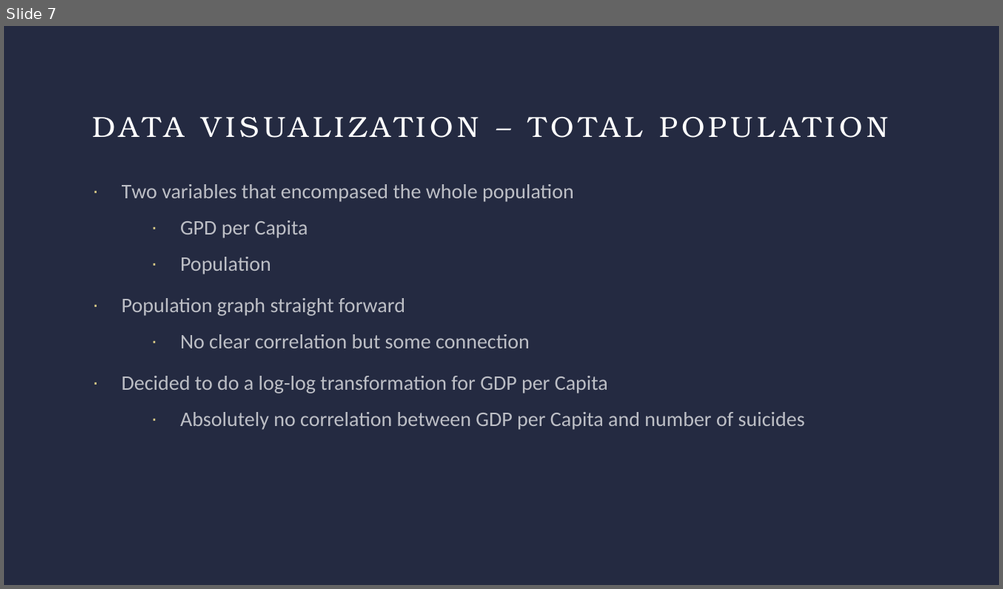
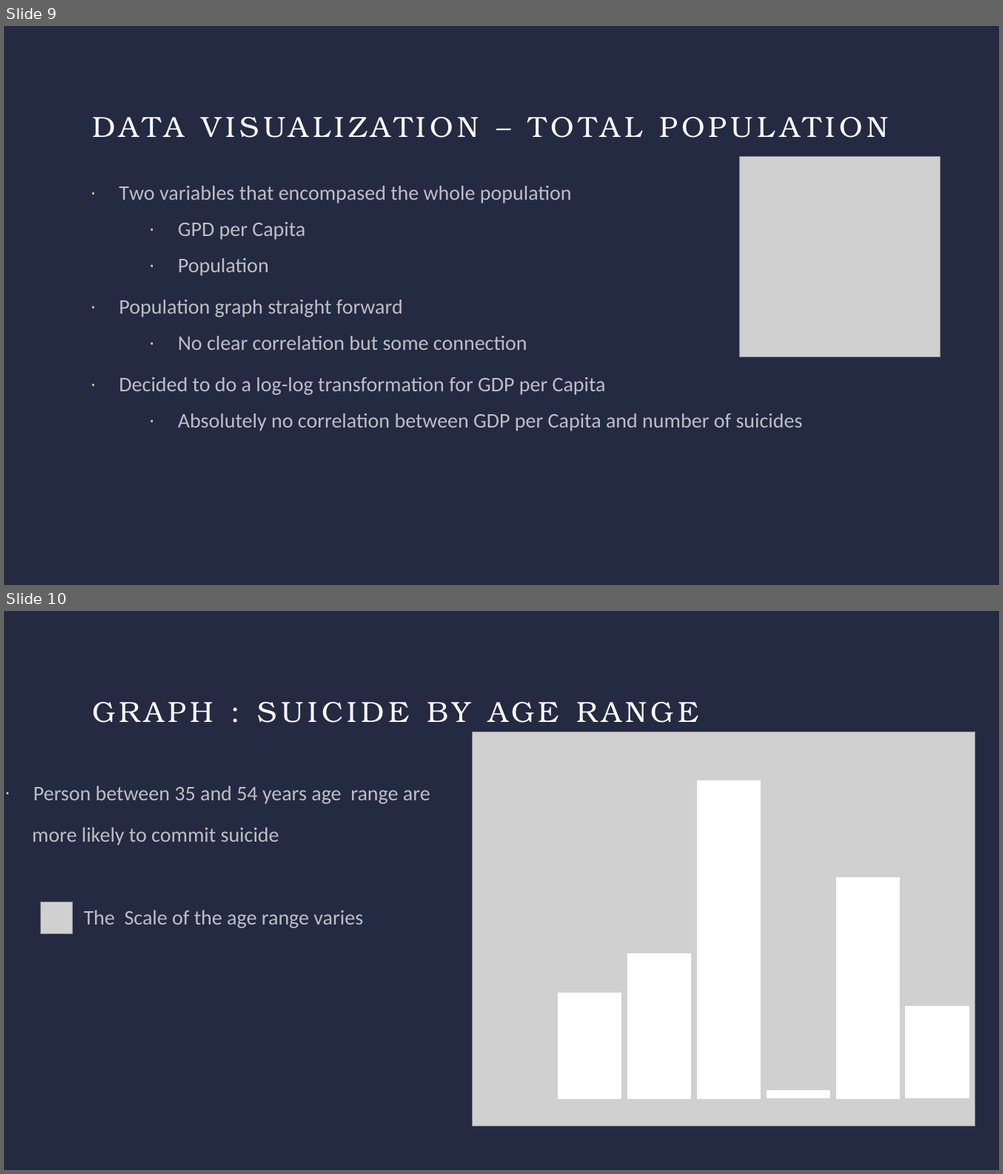
Before and after one commit to dgulacsy/DE2_Term_Project, a slide deck: DE2_Term_Presentation.pptx. Shown one above the other, each under a label of ours: slide 7 before the commit, slides 9 and 10 after it. The pictures are 1003x589 and 1003x1174 pixels, drawn with LibreOffice and Linux fonts; fonts in the diff are those of the drawing; grey boxes stand for pictures. Boxes give left, top, right and bottom in pixels: in the first picture for what was removed or moved away, otherwise in the second. Text is boxed around its words. In the diff, an @@ line names an element or a change of style, - is before the commit and + after.

```diff
--- a/DE2_Term_Presentation.pptx
+++ b/DE2_Term_Presentation.pptx
@@ slide 10 added at box(4, 611, 999, 1170), background #242A41 @@
@@ title added at box(427, 702, 470, 722), 28 pt, text #FFFFFF @@
+GRAPH : SUICIDE BY AGE RANGE
@@ picture added at box(472, 732, 976, 1127) @@
@@ text added at box(32, 786, 430, 928), 20 pt, text #FFFFFF at 70% opacity @@
+· Person between 35 and 54 years age range are
+more likely to commit suicide
+The Scale of the age range varies
@@ picture added at box(40, 902, 73, 934) @@
@@ group added at box(558, 780, 968, 1099): 6 rectangles @@
@@ what was slide 7 is now slide 9 @@
@@ slide 9 changed as well @@
@@ picture added at box(740, 156, 940, 358) @@
@@ text "Two variables that encompased the ...": place and size @@
-text "Two variables that encompased the ..." at box(122, 184, 805, 430)
+text "Two variables that encompased the ..." at box(119, 186, 802, 432)
```
Also in this commit, not shown: 7 other slides changed, 2 other slides added.
